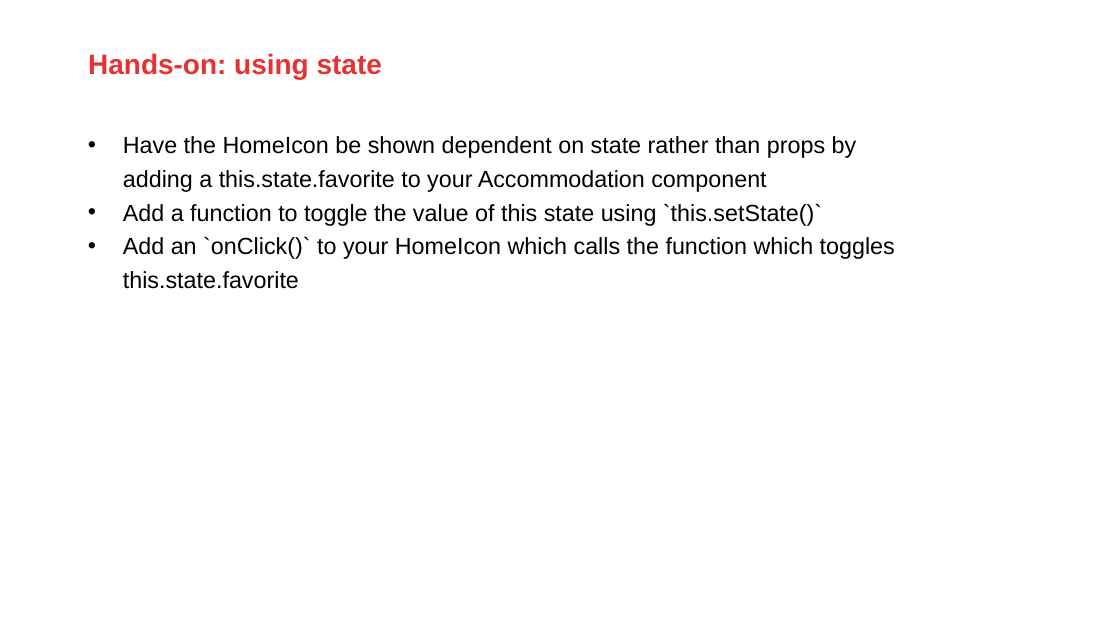
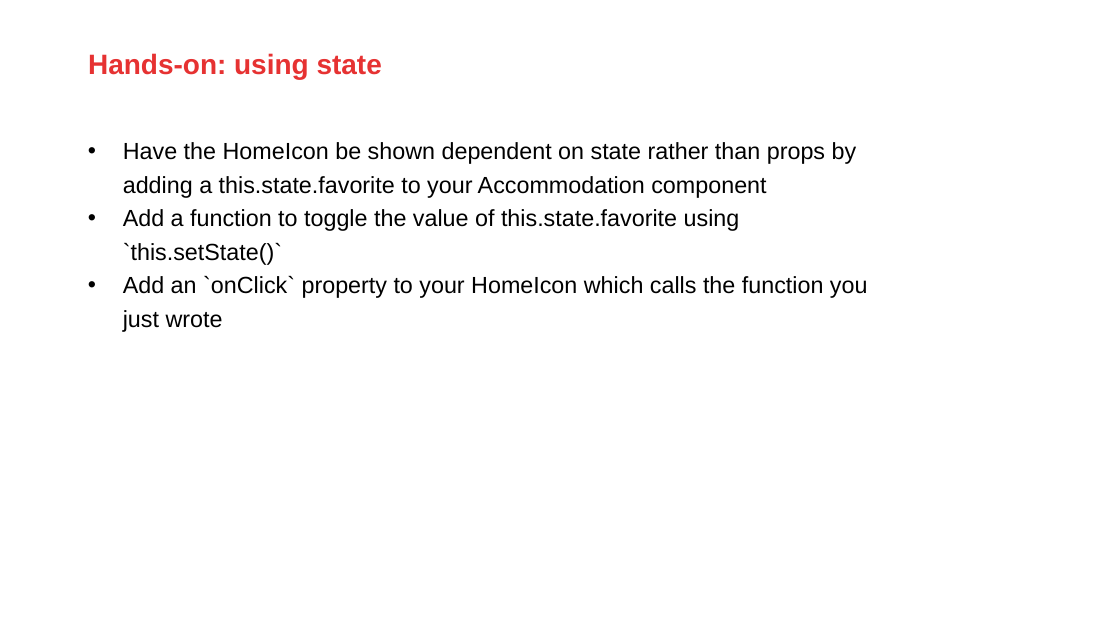
Before and after one commit to AMIS-Services/react-series, a slide deck: slide 14 of sig1/slides/SIG react 1.pptx. Drawn at 1120x630 pixels with LibreOffice and Linux fonts; fonts in the diff are those of the drawing; background and template pictures are left out. Boxes give left, top, right and bottom in pixels: in the first picture for what was removed or moved away, otherwise in the second. Text is boxed around its words. In the diff, an @@ line names an element or a change of style, - is before the commit and + after.

```diff
--- a/sig1/slides/SIG react 1.pptx
+++ b/sig1/slides/SIG react 1.pptx
@@ text at (123,209,868,332): text changed @@
-• Add a function to toggle the value of this state using `this.setState()`
-• Add an `onClick()` to your HomeIcon which calls the function which toggles this.state.favorite
+• Add a function to toggle the value of this.state.favorite using `this.setState()`
+• Add an `onClick` property to your HomeIcon which calls the function you just wrote
```
Also in this commit, not shown: 14 other slides changed, 12 other files.
